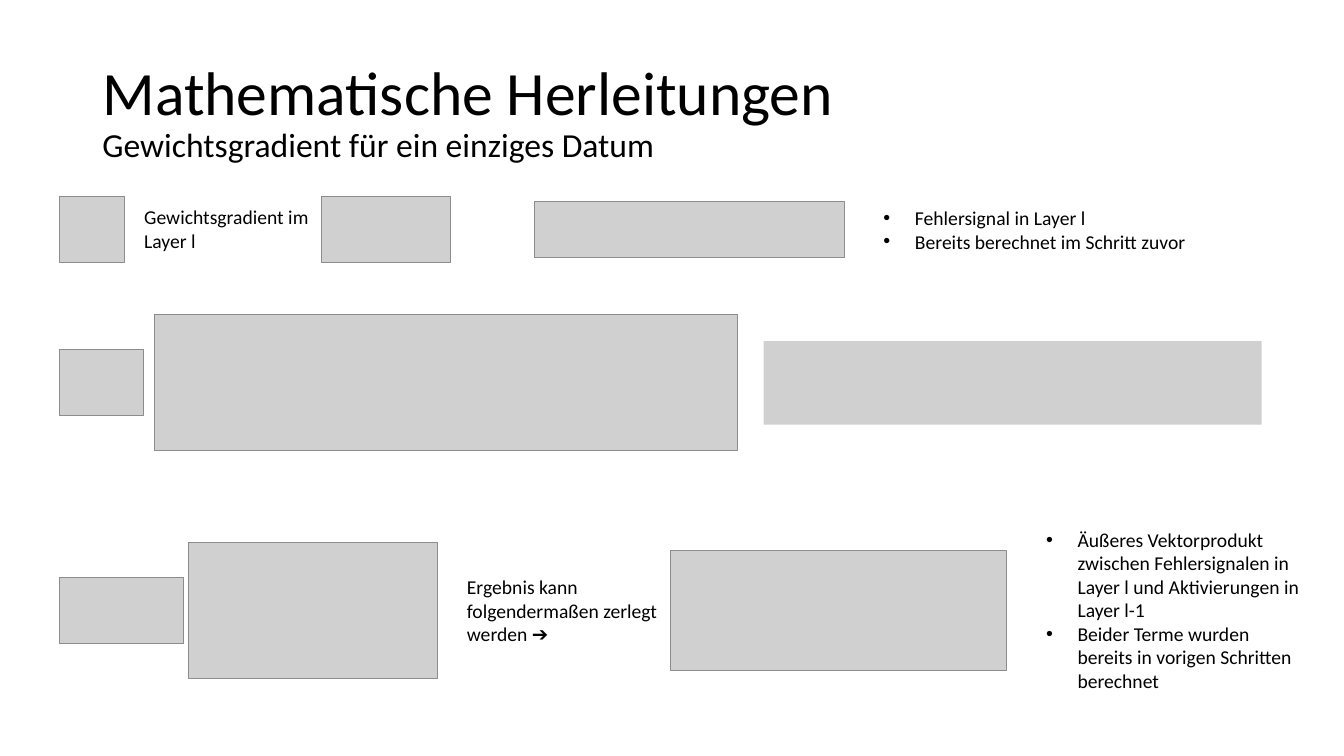
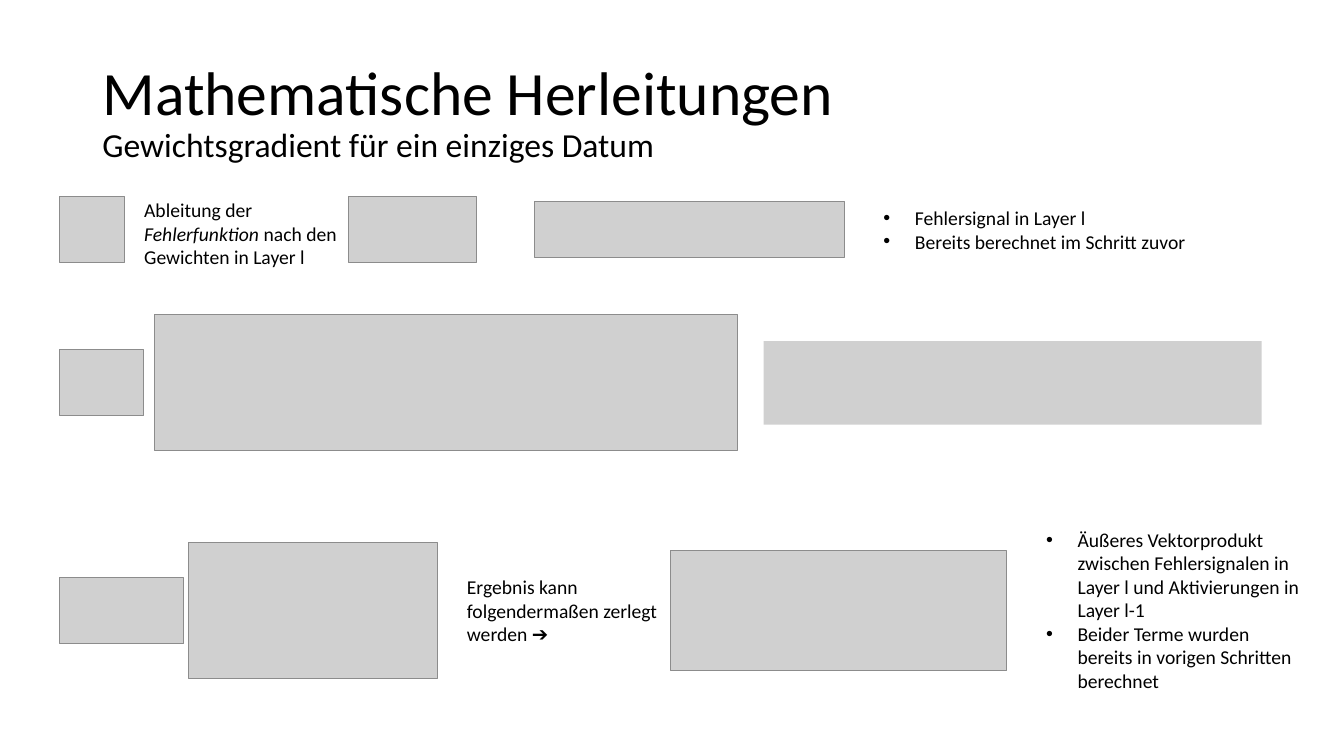
Before and after one commit to kevinsuedmersen/neural_networks_from_scratch, a slide deck: slide 12 of theory/submission/result_presentation.pptx. Drawn at 1344x756 pixels with LibreOffice and Linux fonts; fonts in the diff are those of the drawing; grey boxes stand for pictures. Boxes give left, top, right and bottom in pixels: in the first picture for what was removed or moved away, otherwise in the second. Text is boxed around its words. In the diff, an @@ line names an element or a change of style, - is before the commit and + after.

```diff
--- a/theory/submission/result_presentation.pptx
+++ b/theory/submission/result_presentation.pptx
@@ text at bbox=[144, 203, 336, 267]: text changed @@
-Gewichtsgradient im Layer l
+Ableitung der Fehlerfunktion nach den Gewichten in Layer l
@@ picture: place and size @@
-picture at bbox=[322, 197, 451, 263]
+picture at bbox=[349, 197, 478, 263]
```
Also in this commit, not shown: 1 other slide changed, 1 slide added, 5 slides removed.
